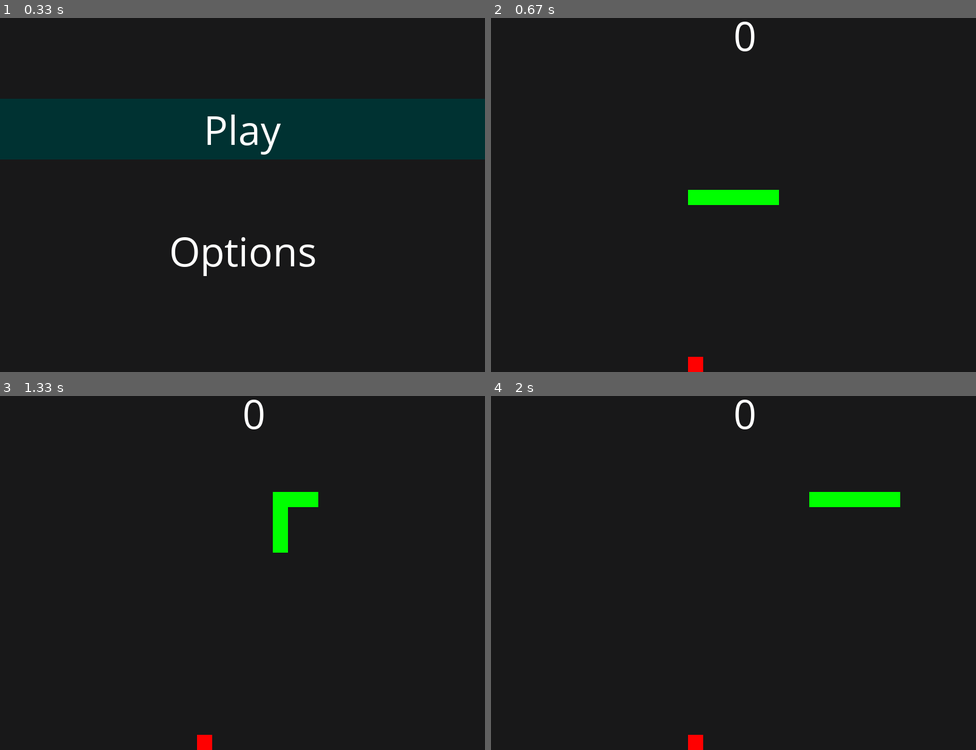
Above: before the commit, frames 1-4 (two rows, left to right).
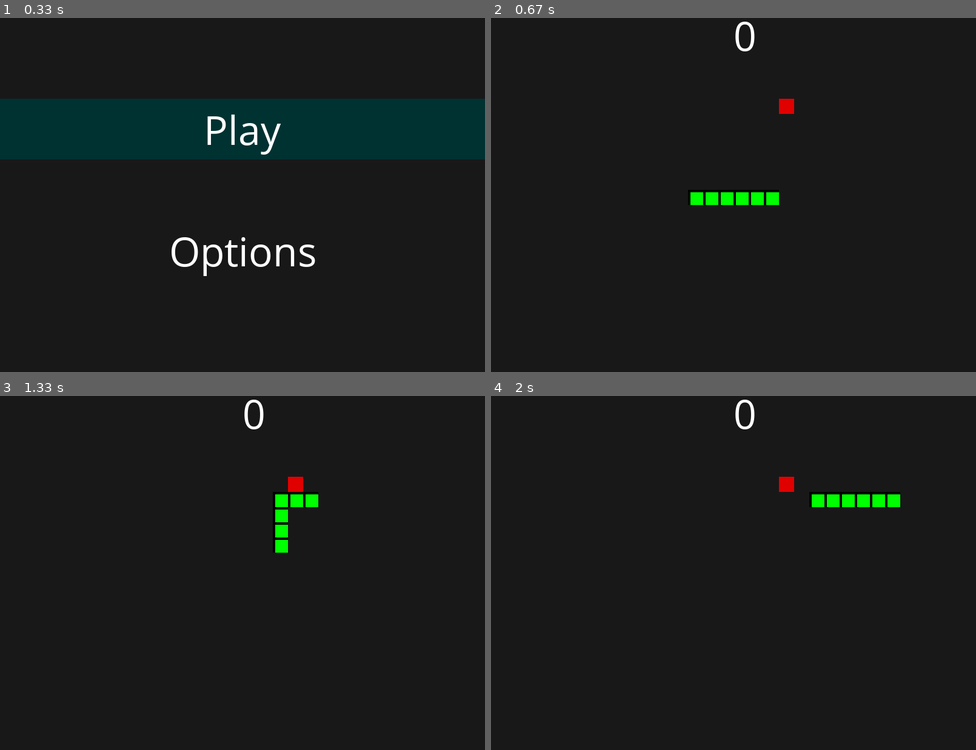
Above: after the commit, the same moments.

Repository: CgiScript/pygame_training
Game: pygame game, started from snake.py
Two runs of this game, one before a commit and one after it. Both use one fixed random seed, a clock stepped at 60 frames per second and the inputs below.
Inputs:
- Up to frame 1 (0.33 s): no input
- Up to frame 2 (0.67 s): tap Enter at 0.33 s
- Up to frame 3 (1.33 s): hold Up 0.67-1.13 s; hold Right from 1.17 s (still down)
- Up to frame 4 (2 s): release Right at 1.63 s

Frame 1 is identical in both runs. In frame 2, 0.5% of the frame differs, in the area x 40-63%, y 22-100%; in frame 3, 0.5%; in frame 4, 0.5%.

Commit message:
Add files via upload
added sound effect
food appears on snake body fixed

Diff:
--- a/snake.py
+++ b/snake.py
@@ -3,6 +3,7 @@
 
 pygame.init()
 pygame.font.init()
+pygame.display.set_caption("Snake")
 
 BLACK = [0,0,0]
 GREEN = [0,255,0]
@@ -15,6 +16,8 @@
 
 font = pygame.font.SysFont('Comic Sans MS', 70)
 score_font = pygame.font.SysFont('Comic Sans MS', 15)
+
+eating_sound = pygame.mixer.Sound("eat.wav")
 
 difficulty = 10
 wall = False
@@ -27,9 +30,11 @@
     score = 0
     score_text = font.render("{}".format(score),True,(255,255,255))
     size = 25
+    screen_coords = set([(x,y) for x in range(0,800,size) for y in range(0,600,size)])
+    score_coords = set([(x,y) for x in range(400,451,size) for y in range(0,101,size)])
 
     snake = pygame.Surface([size, size])
-    snake.fill(GREEN)
+    snake.fill(GREEN,((4,4),(21,21)))
     snake_rect = snake.get_rect()
     snake_rect.x = screen.get_rect().centerx
     snake_rect.y = screen.get_rect().centery
@@ -37,13 +42,13 @@
 
 
     food = pygame.Surface((size,size))
-    food.fill((255,0,0))
+    food.fill((225,0,0))
     food_rect = food.get_rect()
 
     # generate obstacle
     if obstacle:
-        line1 = pygame.Surface((500, 25))
-        line2 = pygame.Surface((500, 25))
+        line1 = pygame.Surface((500, size))
+        line2 = pygame.Surface((500, size))
         line1_rect = line1.get_rect()
         line2_rect = line2.get_rect()
         line1.fill((255,255,255)); line2.fill((255,255,255))
@@ -53,7 +58,7 @@
 
     def generate_cell():
         cell = pygame.Surface([size, size])
-        cell.fill(GREEN)
+        cell.fill(GREEN,((4,4),(21,21)))
         return cell
 
     # create initial body cells
@@ -61,7 +66,7 @@
     snake_body = [generate_cell() for i in range(5)]
     body_rects = [body.get_rect() for body in snake_body]
     for body in snake_body:
-        body.fill(GREEN)
+        body.fill(GREEN,((4,4),(21,21)))
     body_dict = dict(zip(snake_body, body_rects))
 
     # place body cells to center of screen
@@ -75,9 +80,15 @@
     def generate_food():
         global obstacle
         nonlocal obstacle_list
-
-        food_rect.x = random.randint(0,31) * size
-        food_rect.y = random.randint(0,23) * size
+        snake_coords = []
+
+        for rect in body_rects:
+            snake_coords.append((rect.x,rect.y))
+
+        snake_coords.append((snake_rect.x,snake_rect.y))
+        clean_area = (screen_coords - set(snake_coords))- score_coords
+        coord = random.sample(clean_area,1)[0]
+        food_rect.x,food_rect.y = coord[0],coord[1]
 
         if obstacle:
             for obst in obstacle_list:
@@ -116,18 +127,6 @@
 
         global state
         nonlocal score, score_text
-
-        if snake_rect.colliderect(food_rect):
-            generate_food()
-            cell = generate_cell()
-            cell_rect = cell.get_rect()
-            cell_rect.x = body_rects[len(body_rects)-1].x
-            cell_rect.y = body_rects[len(body_rects)-1].y
-            snake_body.append(cell)
-            body_rects.append(cell_rect)
-            body_dict[cell] = cell_rect
-            score = score + 2
-            score_text = font.render("{}".format(score),True,(255,255,255))
 
         if not wall:
             if snake_rect.right > WIDTH:
@@ -143,6 +142,19 @@
                 state = "main_menu"
             if snake_rect.top < 0 or snake_rect.y > HEIGHT:
                 state = "main_menu"
+
+        if snake_rect.colliderect(food_rect):
+            eating_sound.play()
+            generate_food()
+            cell = generate_cell()
+            cell_rect = cell.get_rect()
+            cell_rect.x = body_rects[len(body_rects)-1].x
+            cell_rect.y = body_rects[len(body_rects)-1].y
+            snake_body.append(cell)
+            body_rects.append(cell_rect)
+            body_dict[cell] = cell_rect
+            score = score + 2
+            score_text = font.render("{}".format(score),True,(255,255,255))
 
 
         for body in body_rects:
